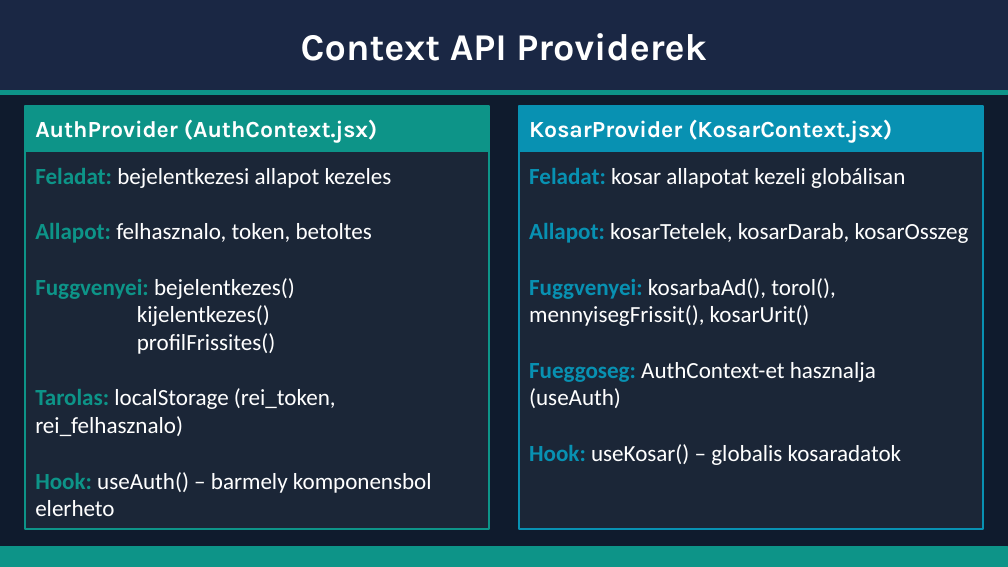
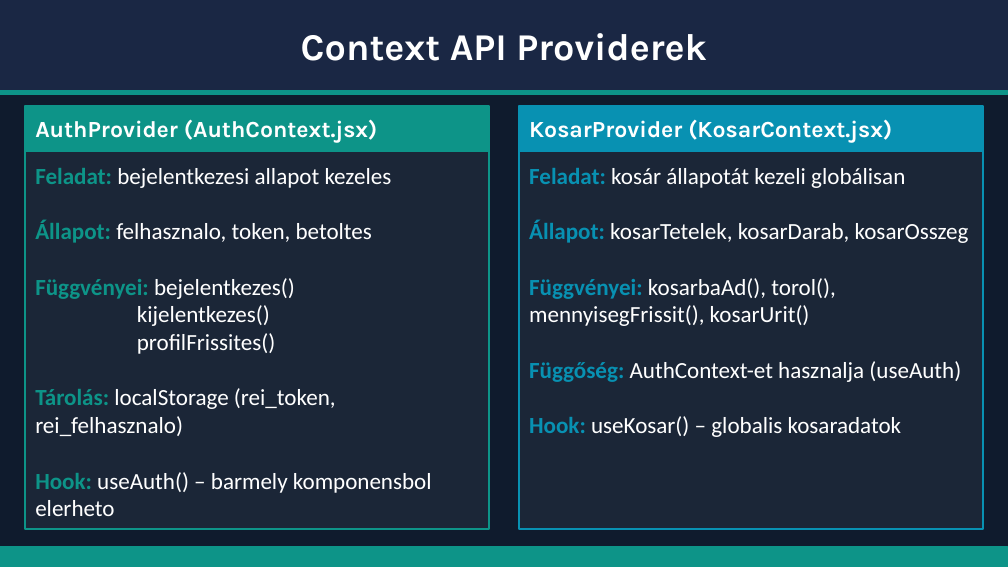
Before and after one commit to Tezslarichard/rei-dokumentacio, a slide deck: slide 9 of Bemutato_rei_vizsga.pptx. Drawn at 1008x567 pixels with LibreOffice and Linux fonts; fonts in the diff are those of the drawing. Boxes give left, top, right and bottom in pixels: in the first picture for what was removed or moved away, otherwise in the second. Text is boxed around its words. In the diff, an @@ line names an element or a change of style, - is before the commit and + after.

```diff
--- a/Bemutato_rei_vizsga.pptx
+++ b/Bemutato_rei_vizsga.pptx
@@ text at (529,168,969,382): text changed @@
-Feladat: kosar allapotat kezeli globálisan
-Allapot: kosarTetelek, kosarDarab, kosarOsszeg
-Fuggvenyei: kosarbaAd(), torol(), mennyisegFrissit(), kosarUrit()
-Fueggoseg: AuthContext-et hasznalja (useAuth)
+Feladat: kosár állapotát kezeli globálisan
+Állapot: kosarTetelek, kosarDarab, kosarOsszeg
+Függvényei: kosarbaAd(), torol(), mennyisegFrissit(), kosarUrit()
+Függőség: AuthContext-et hasznalja (useAuth)
@@ text at (35,220,372,299): text changed @@
-Allapot: felhasznalo, token, betoltes
-Fuggvenyei: bejelentkezes()
+Állapot: felhasznalo, token, betoltes
+Függvényei: bejelentkezes()
@@ text at (35,388,336,436): text changed @@
-Tarolas: localStorage (rei_token, rei_felhasznalo)
+Tárolás: localStorage (rei_token, rei_felhasznalo)
```
Also in this commit, not shown: 1 other slide changed.
